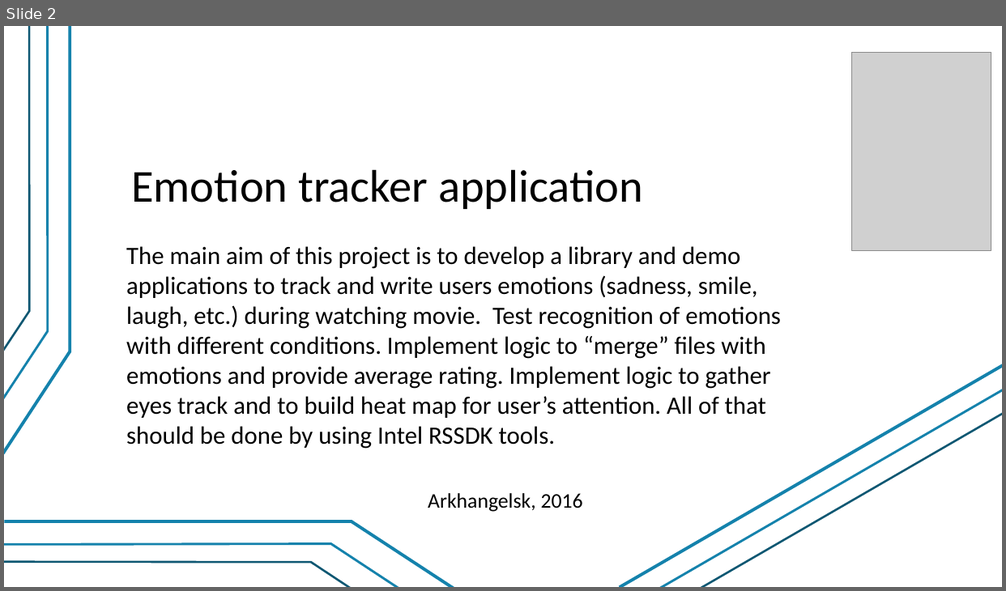
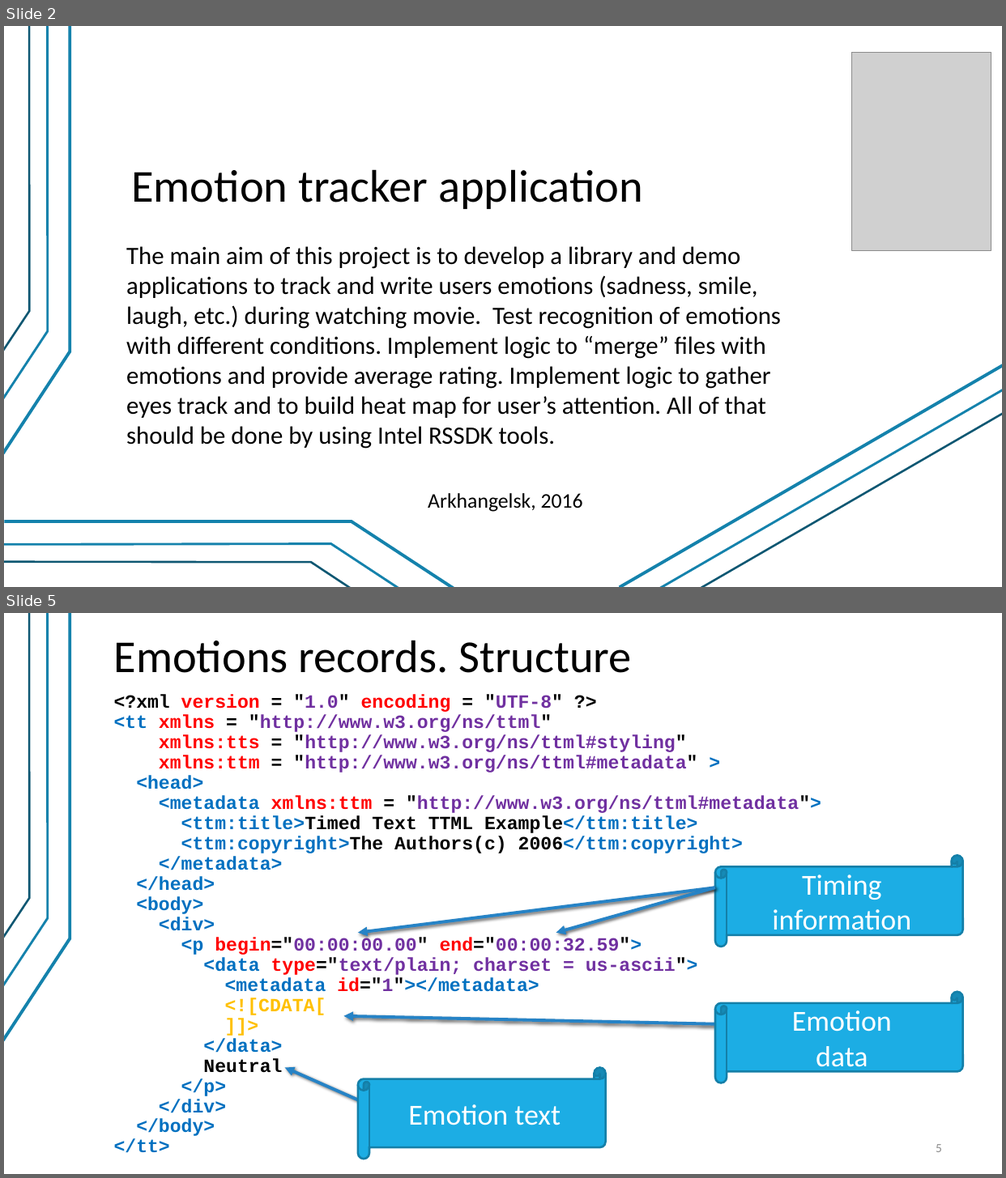
Before and after one commit to valber-8/emotracker, a slide deck: EmotionsTracker.pptx. Shown one above the other, each under a label of ours: slide 2 before the commit, slides 2 and 5 after it; the slides between them are not shown. The pictures are 1006x591 and 1006x1178 pixels, drawn with LibreOffice and Linux fonts; fonts in the diff are those of the drawing; grey boxes stand for pictures. Boxes give left, top, right and bottom in pixels: in the first picture for what was removed or moved away, otherwise in the second. Text is boxed around its words. In the diff, an @@ line names an element or a change of style, - is before the commit and + after.

Commit message:
Add ttml2cvs and ttml2srt

```diff
--- a/EmotionsTracker.pptx
+++ b/EmotionsTracker.pptx
@@ slide 5 added at (4,613,1002,1174), background #FFFFFF; not listed: 3 template elements that a slide beside it also shows @@
@@ title added at (114,640,632,673), 44 pt, text #000000 @@
+Emotions records. Structure
@@ text added at (114,695,821,1153), 18 pt, text #7030A0, bold @@
+<?xml version = "1.0" encoding = "UTF-8" ?>
+<tt xmlns = "http://www.w3.org/ns/ttml"
+xmlns:tts = "http://www.w3.org/ns/ttml#styling"
+xmlns:ttm = "http://www.w3.org/ns/ttml#metadata" >
+<head>
+<metadata xmlns:ttm = "http://www.w3.org/ns/ttml#metadata">
+<ttm:title>Timed Text TTML Example</ttm:title>
+<ttm:copyright>The Authors(c) 2006</ttm:copyright>
+</metadata>
+</head>
+<body>
+<div>
+<p begin="00:00:00.00" end="00:00:32.59">
+<data type="text/plain; charset = us-ascii">
+<metadata id="1"></metadata>
+<![CDATA[
+]]>
+</data>
+Neutral
+</p>
+</div>
+</body>
+</tt>
@@ horizontal scroll added at (715,855,963,947), fill #1CADE4, outline #1580A9 2 pt, 28 pt, text #FFFFFF @@
+Timing information
@@ arrow added from (715, 888) to (358, 933), #2683C6 3 pt @@
@@ arrow added from (715, 888) to (556, 933), #2683C6 3 pt @@
@@ horizontal scroll added at (715,992,963,1083), fill #1CADE4, outline #1580A9 2 pt, 28 pt, text #FFFFFF @@
+Emotion
+data
@@ arrow added from (715, 1024) to (344, 1016), #2683C6 3 pt @@
@@ arrow added from (358, 1101) to (285, 1068), #2683C6 3 pt @@
@@ horizontal scroll added at (358,1068,606,1160), fill #1CADE4, outline #1580A9 2 pt, 28 pt, text #FFFFFF @@
+Emotion text
@@ page number added at (936,1144,942,1152), 12 pt, text #8C8C8C @@
+5
```
Also in this commit, not shown: 13 other slides added, 1 slide removed, 23 other files.
